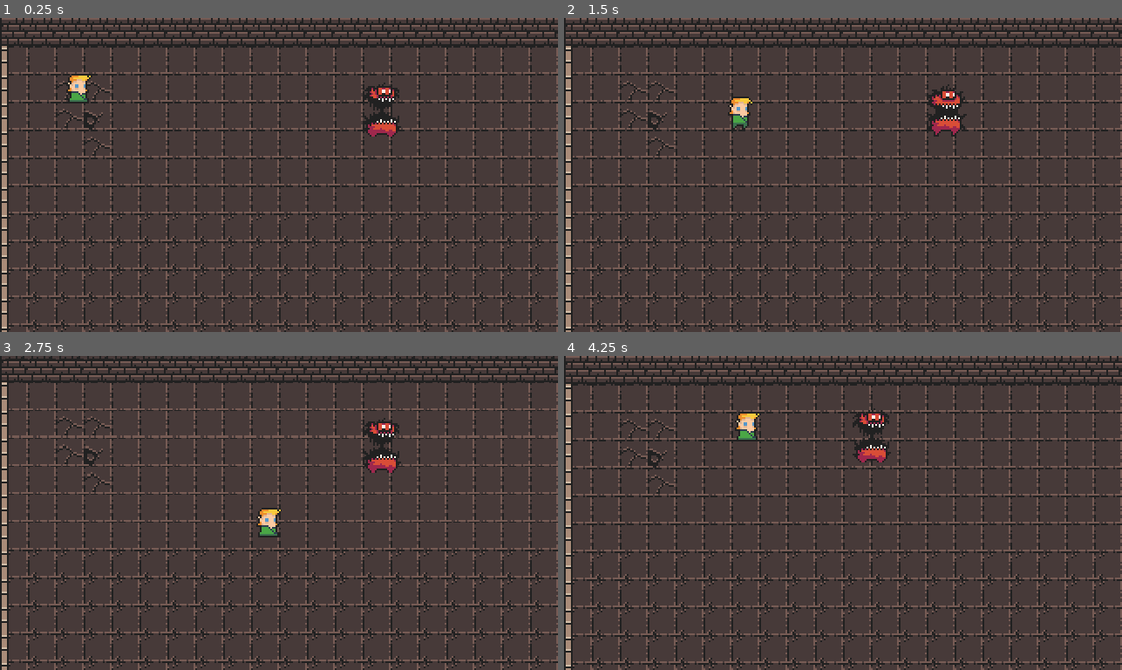
Above: before the commit, frames 1-4 (two rows, left to right).
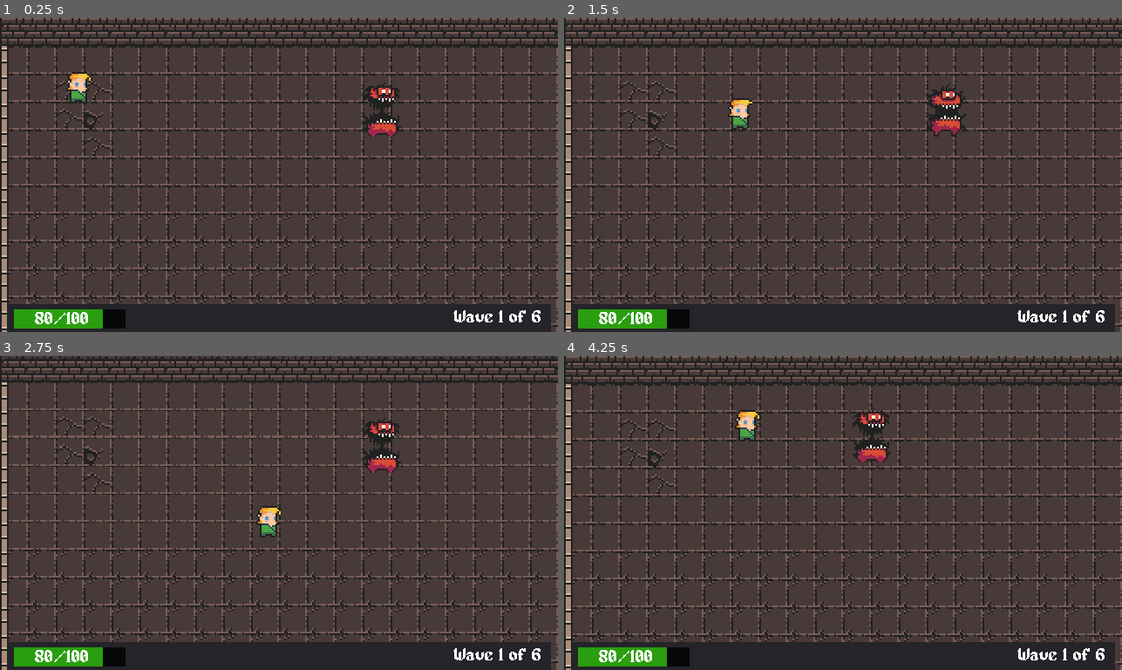
Above: after the commit, the same moments.

Repository: sandroscosta/uevora-dungeon-legacy
Game: Godot game, scene res://src/scenes/Game.tscn
The game is run twice, just before and just after one commit, with the same random seed, the same clock (stepped at 60 frames per second) and the same inputs.
Inputs:
- Up to frame 1 (0.25 s): no input
- Up to frame 2 (1.5 s): hold Right (ui_right) 0.53-1.28 s; hold Down (ui_down) from 1.28 s (still down)
- Up to frame 3 (2.75 s): release Down (ui_down) at 2.03 s; hold Right (ui_right) from 2.03 s (still down)
- Up to frame 4 (4.25 s): release Right (ui_right) at 2.78 s; hold Up (ui_up) 2.78-3.53 s; hold Left (ui_left) from 3.53 s (still down)

The runs differ from the first frame. In frame 1, 8.1% of the frame differs, in the area x 1-99%, y 17-100%; in frame 2, 8.0%; in frame 3, 8.1%, in the area x 1-99%, y 47-100%; in frame 4, 8.1%.

Commit message:
feat: add ui elements

Diff:
--- a/assets/fonts/alagard.tres
+++ b/assets/fonts/alagard.tres
@@ -5,4 +5,6 @@
 font_path = "res://assets/fonts/alagard.ttf"
 
 [resource]
+size = 10
+outline_color = Color( 0.0392157, 0.0352941, 0.0352941, 1 )
 font_data = SubResource( 1 )
--- a/project.godot
+++ b/project.godot
@@ -28,9 +28,15 @@
 window/stretch/mode="2d"
 window/stretch/aspect="keep"
 
+[global]
+
+font=false
+gui=false
+
 [gui]
 
 common/drop_mouse_on_gui_input_disabled=true
+theme/custom_font="res://assets/fonts/alagard.tres"
 
 [importer_defaults]
 
--- a/src/scenes/Game.tscn
+++ b/src/scenes/Game.tscn
@@ -1,10 +1,13 @@
-[gd_scene load_steps=4 format=2]
+[gd_scene load_steps=5 format=2]
 
 [ext_resource path="res://src/scenes/Player.tscn" type="PackedScene" id=1]
 [ext_resource path="res://src/scenes/Level1.tscn" type="PackedScene" id=2]
 [ext_resource path="res://src/scenes/EnemyBase.tscn" type="PackedScene" id=3]
+[ext_resource path="res://src/scenes/GameUi.tscn" type="PackedScene" id=4]
 
 [node name="Game" type="Node2D"]
+
+[node name="GameUI" parent="." instance=ExtResource( 4 )]
 
 [node name="Level1" parent="." instance=ExtResource( 2 )]
 
--- /dev/null
+++ b/src/scenes/GameUi.tscn
@@ -0,0 +1,46 @@
+[gd_scene load_steps=6 format=2]
+
+[ext_resource path="res://assets/fonts/alagard.tres" type="DynamicFont" id=1]
+[ext_resource path="res://src/scripts/PlayerHealthBar.gd" type="Script" id=2]
+[ext_resource path="res://src/scripts/Waves.gd" type="Script" id=3]
+
+[sub_resource type="StyleBoxFlat" id=1]
+bg_color = Color( 0.168627, 0.623529, 0.0588235, 1 )
+
+[sub_resource type="StyleBoxFlat" id=2]
+bg_color = Color( 0, 0, 0, 0.784314 )
+
+[node name="GameUI" type="CanvasLayer"]
+
+[node name="Panel" type="Panel" parent="."]
+margin_left = 4.0
+margin_top = 164.0
+margin_right = 316.0
+margin_bottom = 180.0
+
+[node name="Waves" type="Label" parent="Panel"]
+margin_left = 256.0
+margin_top = 3.0
+margin_right = 308.0
+margin_bottom = 13.0
+script = ExtResource( 3 )
+
+[node name="PlayerHealthBar" type="ProgressBar" parent="Panel"]
+margin_left = 4.0
+margin_top = 3.0
+margin_right = 68.0
+margin_bottom = 14.0
+size_flags_horizontal = 0
+custom_styles/fg = SubResource( 1 )
+custom_styles/bg = SubResource( 2 )
+value = 50.0
+percent_visible = false
+script = ExtResource( 2 )
+
+[node name="LabelHealth" type="Label" parent="Panel/PlayerHealthBar"]
+margin_left = 12.0
+margin_top = 1.0
+margin_right = 52.0
+margin_bottom = 11.0
+custom_fonts/font = ExtResource( 1 )
+text = "100/100"
--- a/src/scenes/Player.tscn
+++ b/src/scenes/Player.tscn
@@ -39,7 +39,7 @@
 [node name="AnimatedSprite" type="AnimatedSprite" parent="."]
 frames = SubResource( 2 )
 animation = "idle"
-frame = 1
+frame = 2
 playing = true
 
 [node name="CollisionShape2D" type="CollisionShape2D" parent="."]
--- a/src/scripts/EnemyBase.gd
+++ b/src/scripts/EnemyBase.gd
@@ -1,6 +1,6 @@
 extends KinematicBody2D
 
-export (int) var health_point = 20
+export (int) var health_points = 20
 var speed : int = 50
 var chase : bool = false
 
@@ -15,3 +15,7 @@
 func _on_ChaseArea_body_entered(body):
 	if body == player:
 		chase = true
+
+func handle_hit(damage):
+	# body.has_method("handle_hit")
+	health_points -= damage
--- a/src/scripts/GameState.gd
+++ b/src/scripts/GameState.gd
@@ -1,5 +1,6 @@
 extends Node
 #Global variables and game state
 
-var player_hp = 100
-var player_max_hp = 100
+var player_hp: int = 80
+var player_max_hp: int = 100
+var wave: int = 1
--- a/src/scripts/Player.gd
+++ b/src/scripts/Player.gd
@@ -4,17 +4,11 @@
 var velocity: Vector2 = Vector2.ZERO
 
 func get_input():
-	velocity = Vector2()
-	if Input.is_action_pressed("ui_right"):
-		velocity.x += 1
-	if Input.is_action_pressed("ui_left"):
-		velocity.x -= 1
-	if Input.is_action_pressed("ui_down"):
-		velocity.y += 1
-	if Input.is_action_pressed("ui_up"):
-		velocity.y -= 1
-	velocity = velocity.normalized() * SPEED
+	velocity = Vector2(
+		Input.get_action_strength("ui_right") - Input.get_action_strength("ui_left"),
+		Input.get_action_strength("ui_down") - Input.get_action_strength("ui_up")
+	).normalized() * SPEED
 
-func _physics_process(delta):
+func _physics_process(_delta):
 	get_input()
 	velocity = move_and_slide(velocity)
--- /dev/null
+++ b/src/scripts/PlayerHealthBar.gd
@@ -0,0 +1,8 @@
+extends ProgressBar
+
+onready var LabelText = get_node("LabelHealth")
+
+func _ready():
+	self.max_value = GameState.player_max_hp
+	self.value = GameState.player_hp
+	LabelText.text = str(GameState.player_hp) + "/" + str(GameState.player_max_hp)
--- /dev/null
+++ b/src/scripts/Waves.gd
@@ -0,0 +1,5 @@
+extends Label
+
+
+func _ready():
+	self.text = "Wave " + str(GameState.wave) + " of 6"
